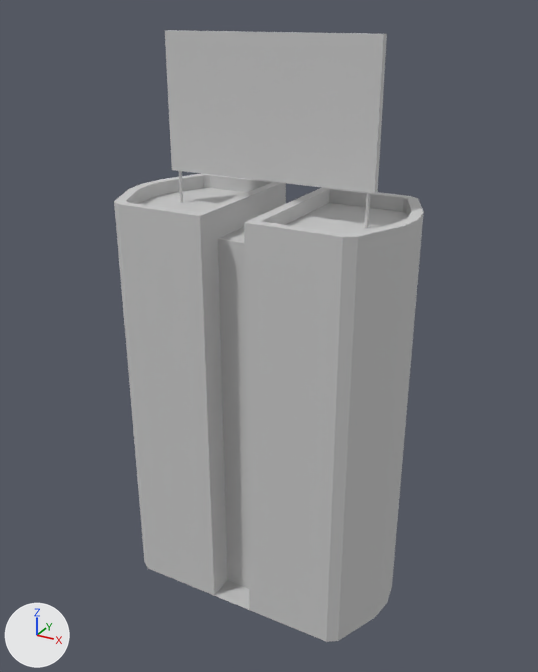
A saved change to the FBX model Assets/Resource/FBX/building/obj_bbuilding001.FBX.
Both versions are drawn from a 50 mm lens placed at (457.0, -326.0, 322.0), pointed at (274.0, 7.0, 156.0). The lights are fixed; the arrows at lower left show +X, +Y and +Z. Where no turn or scale is listed for an object, it has been applied to the vertices.

Script lines for the objects in view, before the commit:
```python
me_mesh = bpy.data.meshes.new('Mesh')
me_mesh.from_pydata(...)  # 214 vertices, 206 faces; spans x -81.0..81.0, y -44.0..44.0, z -116.0..116.0
me_mesh.materials.append(mat_material__0)  # light grey #cacaca
me_mesh_001 = bpy.data.meshes.new('Mesh.001')
me_mesh_001.from_pydata(...)  # a box spanning x -58.5..58.5, y -2.0..2.0, z -35.0..35.0
me_mesh_001.materials.append(mat_material__0)  # light grey #cacaca
me_mesh_002 = bpy.data.meshes.new('Mesh.002')
me_mesh_002.from_pydata(...)  # a 6-sided cylinder along z spanning x 53.5..55.5, y -0.9..0.9, z -11.2..11.2; a 6-sided cylinder along z spanning x -55.5..-53.5, y -0.9..0.9, z -11.2..11.2
me_mesh_002.materials.append(mat_material__0)  # light grey #cacaca
ob_box004 = bpy.data.objects.new('Box004', me_mesh)
ob_box004.location = (272.7, 7.1, 116.0)
ob_box005 = bpy.data.objects.new('Box005', me_mesh_001)
ob_box005.location = (273.0, 7.5, 277.1)
ob_cylinder002 = bpy.data.objects.new('Cylinder002', me_mesh_002)
ob_cylinder002.location = (273.1, 7.4, 233.6)
```
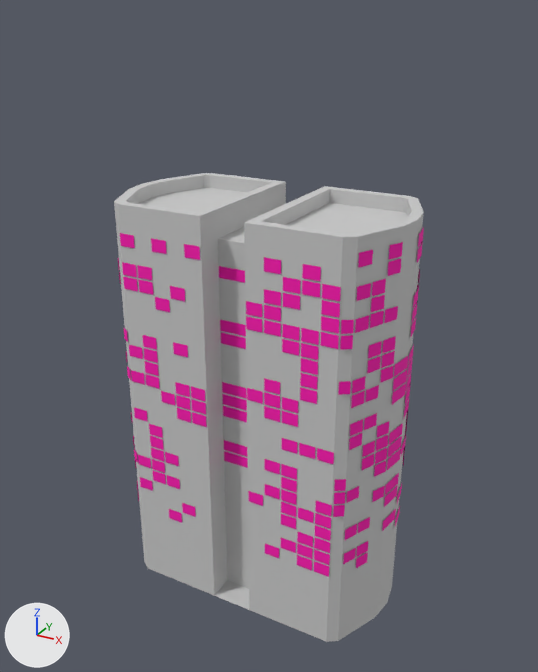
The newer file is also turned or shifted as a whole; pictures and numbers use the older file's frame.

Boxes (x1, y1, x2, y2) around the edits, measured in the pictures (538 x 672 px):
```json
{"object": "Box005", "change": "deleted", "before": [165, 30, 387, 194]}
{"object": "Object004", "change": "added", "after": [118, 227, 424, 577], "on screen": "pink"}
{"object": "Cylinder002", "change": "deleted", "before": [178, 171, 370, 228]}
```

The change, as JSON lines over the scene's bpy script:
```json
{"op": "add", "block": "mat_material__1", "code": ["mat_material__1 = principled_material('Material #1')", "mat_material__1.base_color = (1.0, 0.0, 0.447)  # pink #ff00b2", "mat_material__1.roughness = 0.859"]}
{"op": "add", "block": "me_mesh_001_1", "code": ["me_mesh_001_1 = bpy.data.meshes.new('Mesh.001')", "me_mesh_001_1.from_pydata(...)  # 1636 vertices, 409 faces; spans x -81.0..81.0, y -44.0..44.0, z -93.0..93.0", "me_mesh_001_1.materials.append(mat_material__1)  # pink #ff00b2"]}
{"op": "remove", "block": "ob_cylinder002", "code": ["ob_cylinder002 = bpy.data.objects.new('Cylinder002', me_mesh_002)", "ob_cylinder002.location = (273.1, 7.4, 233.6)"]}
{"op": "remove", "block": "ob_box005", "code": ["ob_box005 = bpy.data.objects.new('Box005', me_mesh_001)", "ob_box005.location = (273.0, 7.5, 277.1)"]}
{"op": "add", "block": "ob_object004", "code": ["ob_object004 = bpy.data.objects.new('Object004', me_mesh_001_1)", "ob_object004.location = (272.7, 7.1, 131.6)"]}
```
